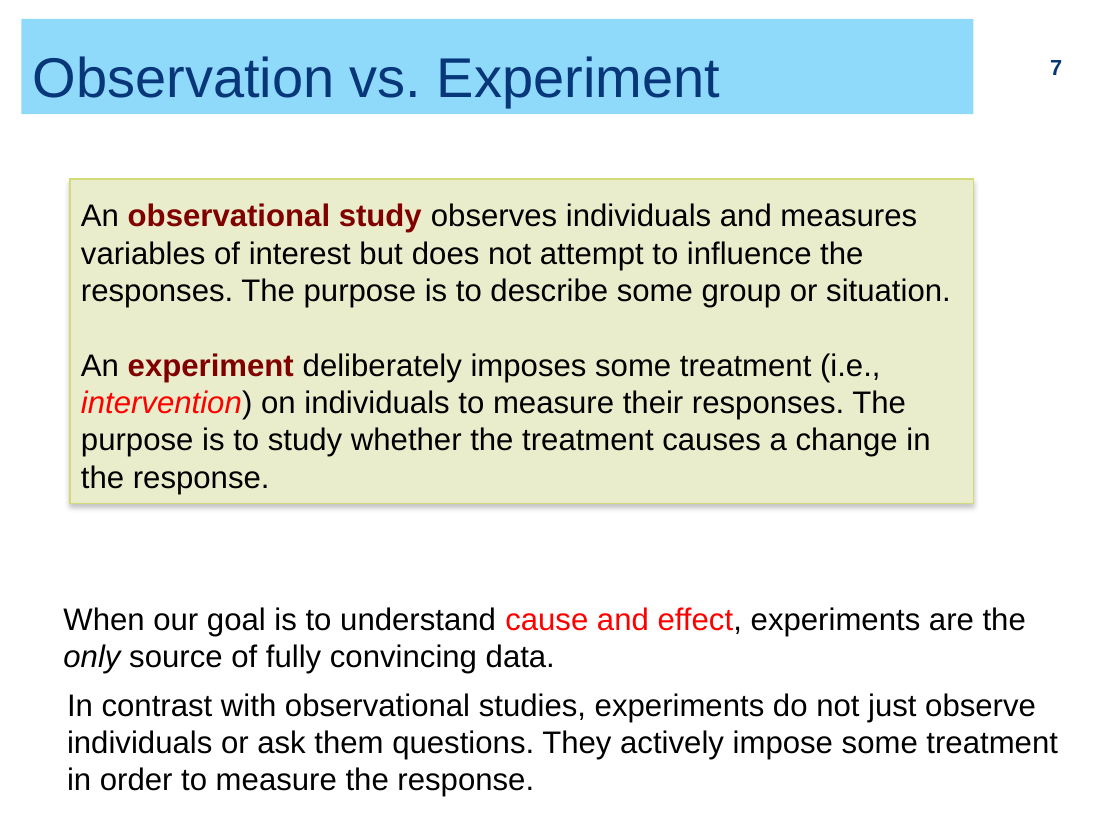
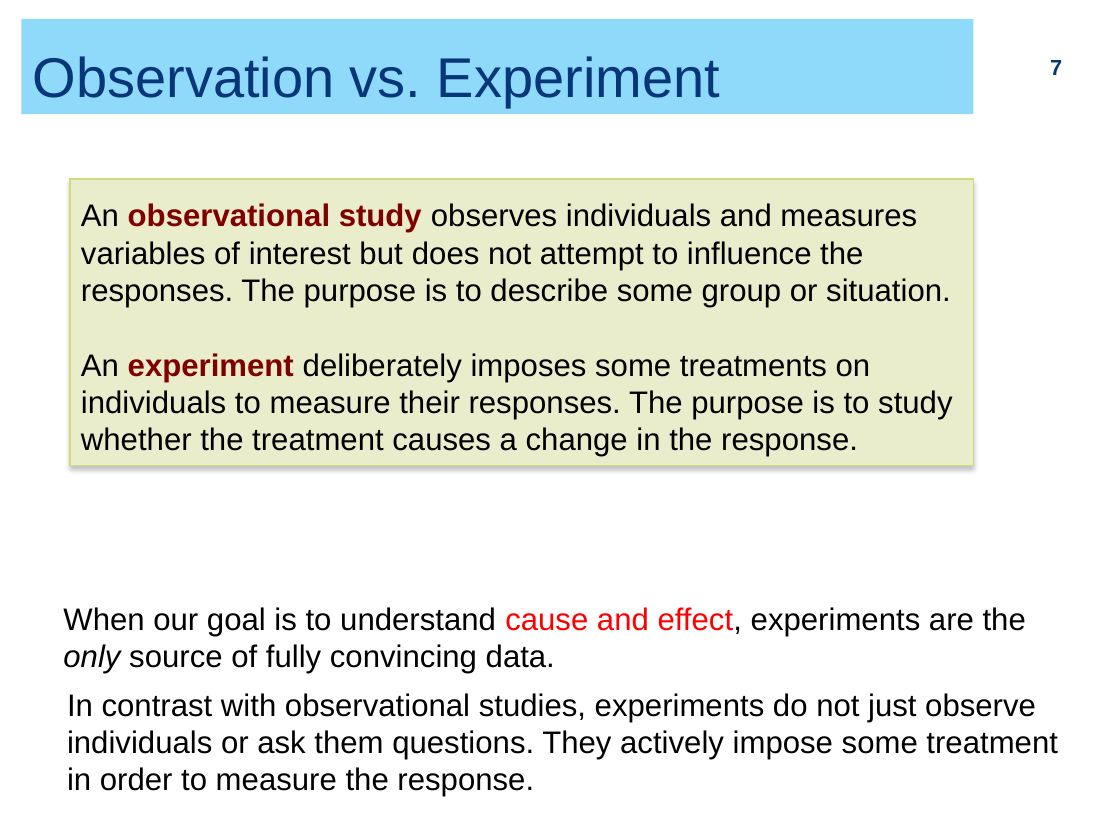
Before and after one commit to ZhiyangGeeZhou/ZhiyangGeeZhou.github.io, a slide deck: slide 7 of attach/UWM/UWM_PH702_2026Fall_Part04.pptx. Drawn at 1120x840 pixels with LibreOffice and Linux fonts; fonts in the diff are those of the drawing. Boxes give left, top, right and bottom in pixels: in the first picture for what was removed or moved away, otherwise in the second. Text is boxed around its words. In the diff, an @@ line names an element or a change of style, - is before the commit and + after.

```diff
--- a/attach/UWM/UWM_PH702_2026Fall_Part04.pptx
+++ b/attach/UWM/UWM_PH702_2026Fall_Part04.pptx
@@ rectangle "An observational study observes individuals ...": place and size @@
-rectangle "An observational study observes individuals ..." at [69, 179, 973, 503]
+rectangle "An observational study observes individuals ..." at [69, 179, 973, 466]
@@ text in rectangle at [81, 353, 952, 457]: text changed @@
-An experiment deliberately imposes some treatment (i.e., intervention) on individuals to measure their responses. The purpose is to study whether the treatment causes a change in the response.
+An experiment deliberately imposes some treatments on individuals to measure their responses. The purpose is to study whether the treatment causes a change in the response.
```
Also in this commit, not shown: 9 other slides changed, 1 slide added, 1 slide removed.
